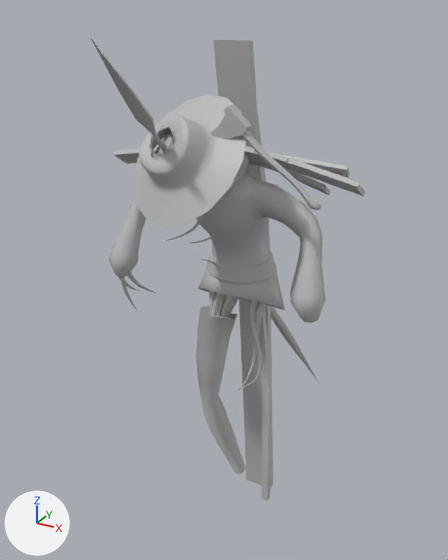
Two versions of the FBX model Assets/Artists/Models/MOD_ScareCrow.fbx, one commit apart.
Rendered twice from a 50 mm lens placed at (2.87, -6.29, 6.1), pointed at (-0.36, -0.41, 3.16). Lighting does not change. The marker at lower left points along +X, +Y and +Z. Where no turn or scale is listed for an object, it has been applied to the vertices.
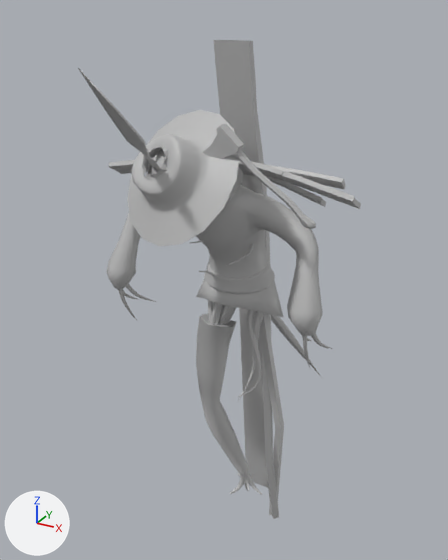
Location of each change, (x1, y1, x2, y2) in pixels of the pictures (448 x 560 px; the box of a moved part takes in the faces that stretch with it):
'polySurface310', reshaped: before (91, 38, 365, 501); after (78, 40, 361, 519)
part 1 of me_mesh, moved or reshaped (not visible afterwards): before (128, 273, 156, 293)
part 2 of me_mesh, moved or reshaped: before (91, 38, 165, 149); after (78, 68, 158, 168)
part 3 of me_mesh, moved or reshaped: before (210, 105, 251, 140); after (202, 124, 244, 159)
part 4 of me_mesh, moved or reshaped: before (120, 277, 137, 310); after (118, 289, 137, 320)
part 5 of me_mesh, moved or reshaped: before (119, 278, 139, 291); after (126, 284, 157, 302)
part 6 of me_mesh, added: after (302, 336, 310, 367)
part 7 of me_mesh, added: after (311, 333, 333, 349)
part 8 of me_mesh, moved or reshaped: before (157, 145, 350, 178); after (155, 155, 346, 189)
part 9 of me_mesh, moved or reshaped: before (196, 306, 245, 474); after (196, 314, 248, 474)
part 10 of me_mesh, moved or reshaped: before (133, 94, 246, 227); after (127, 110, 239, 246)
part 11 of me_mesh, added: after (154, 166, 323, 379)
part 12 of me_mesh, moved or reshaped: before (248, 159, 330, 195); after (241, 170, 326, 207)
part 13 of me_mesh, moved or reshaped: before (114, 146, 365, 196); after (108, 157, 361, 209)
part 14 of me_mesh, moved or reshaped: before (224, 105, 321, 210); after (216, 124, 316, 229)
part 15 of me_mesh, moved or reshaped: before (109, 130, 326, 501); after (107, 149, 323, 519)

The change in detail:
Material 'MAT_ScarecrowWood' (mat_mat_scarecrowwood) is new.
Its base color is (0.5, 0.5, 0.5) (grey #bcbcbc).
me_mesh is used by ob_polysurface310; location (0.0, 0.0, 0.0).
me_mesh had 6323 vertices, 6130 faces and spanned x -1.24..1.38, y -2.82..2.32, z 0.0..5.91.
me_mesh now has 7361 vertices, 7142 faces and spans x -1.24..1.38, y -2.97..2.42, z 0.0..5.82.
me_mesh part 1: the loose piece of 81 vertices spanning x -0.98..-0.87, y -1.57..-1.03, z 3.12..3.74 is scaled about its middle by (-1, 1.05, 0.965), then moved by (1.99, -0.04, -0.11).
me_mesh part 2: the loose piece of 26 vertices spanning x -0.13..0.03, y -2.82..-2.02, z 5.03..5.91 is scaled about its middle by (1, 1.05, 0.958), then moved by (0.0, -0.13, -0.16).
me_mesh part 3: the loose piece of 354 vertices spanning x 0.16..0.65, y -1.89..-1.78, z 4.88..5.39 is moved by (0.0, -0.12, -0.13).
me_mesh part 4: the loose piece of 81 vertices spanning x -1.0..-0.94, y -1.56..-1.3, z 2.98..3.77 is turned 2.6 degrees about the x axis through its middle, then moved by (0.0, -0.04, -0.11).
me_mesh part 5: the loose piece of 81 vertices spanning x -1.1..-0.98, y -1.59..-1.05, z 3.1..3.72 is scaled about its middle by (-1, 1.05, 0.965), then moved by (0.12, -0.02, -0.09).
me_mesh part 6: the loose piece of 81 vertices spanning x -1.0..-0.94, y -1.56..-1.3, z 2.98..3.77 is copied, and the copy is multiplied about its middle by the matrix ((-1.0, 0.0, 0.0), (0.0, 0.999, -0.046), (0.0, 0.046, 0.999)), then moved by (2.08, -0.04, -0.11); it spans x 1.08..1.14, y -1.61..-1.32, z 2.87..3.66.
me_mesh part 7: the loose piece of 81 vertices spanning x -0.98..-0.87, y -1.57..-1.03, z 3.12..3.74 is copied, and the copy is scaled about its middle by (1, 1.05, 0.965), then moved by (2.1, -0.06, -0.12); it spans x 1.12..1.24, y -1.65..-1.08, z 3.01..3.6.
me_mesh part 8: the loose piece of 44 vertices spanning x -1.04..1.18, y -0.94..-0.78, z 4.67..4.82 is moved by (0.0, -0.1, -0.08), in mat_mat_scarecrowwood (grey #bcbcbc).
me_mesh part 9: the loose piece of 89 vertices spanning x -0.35..0.05, y -1.24..-0.43, z 0.52..3.08 is turned 2.6 degrees about the x axis through its middle, then moved by (0.0, 0.03, -0.08).
me_mesh part 10: the loose piece of 203 vertices spanning x -0.55..0.66, y -2.21..-1.45, z 4.41..5.41 is turned 2.6 degrees about the x axis through its middle, then moved by (0.0, -0.11, -0.13).
me_mesh part 11: the loose piece of 154 vertices spanning x -0.09..0.04, y -2.09..2.32, z 0.24..5.11 is copied, and the copy is scaled about its middle by (1, 1.05, 0.958), then moved by (0.0, -0.01, -0.04), in mat_mat_scarecrowwood (grey #bcbcbc); it spans x -0.09..0.04, y -2.21..2.42, z 0.31..4.97.
me_mesh part 12: the loose piece of 158 vertices spanning x -0.88..1.02, y -1.02..-0.75, z 4.49..4.79 is moved by (0.0, -0.1, -0.09), in mat_mat_scarecrowwood (grey #bcbcbc).
me_mesh part 13: the loose piece of 158 vertices spanning x -1.24..1.38, y -1.2..-0.86, z 4.56..4.91 is moved by (0.0, -0.1, -0.09), in mat_mat_scarecrowwood (grey #bcbcbc).
me_mesh part 14: the loose piece of 140 vertices spanning x 0.43..1.27, y -1.87..-1.76, z 4.63..5.39 is turned 2.6 degrees about the x axis through its middle, then moved by (0.0, -0.11, -0.13), in mat_mat_scarecrowwood (grey #bcbcbc).
me_mesh part 15: 50 vertices moved within x -0.24..0.36, y -2.02..-0.67, z 2.59..5.03; 4460 vertices removed from x -1.1..1.25, y -2.1..2.32, z 0.24..5.21; 4861 vertices added at x -1.1..1.25, y -2.21..-0.21, z 0.07..5.09.
me_mesh now uses material mat_mat_scarecrowwood (grey #bcbcbc).
